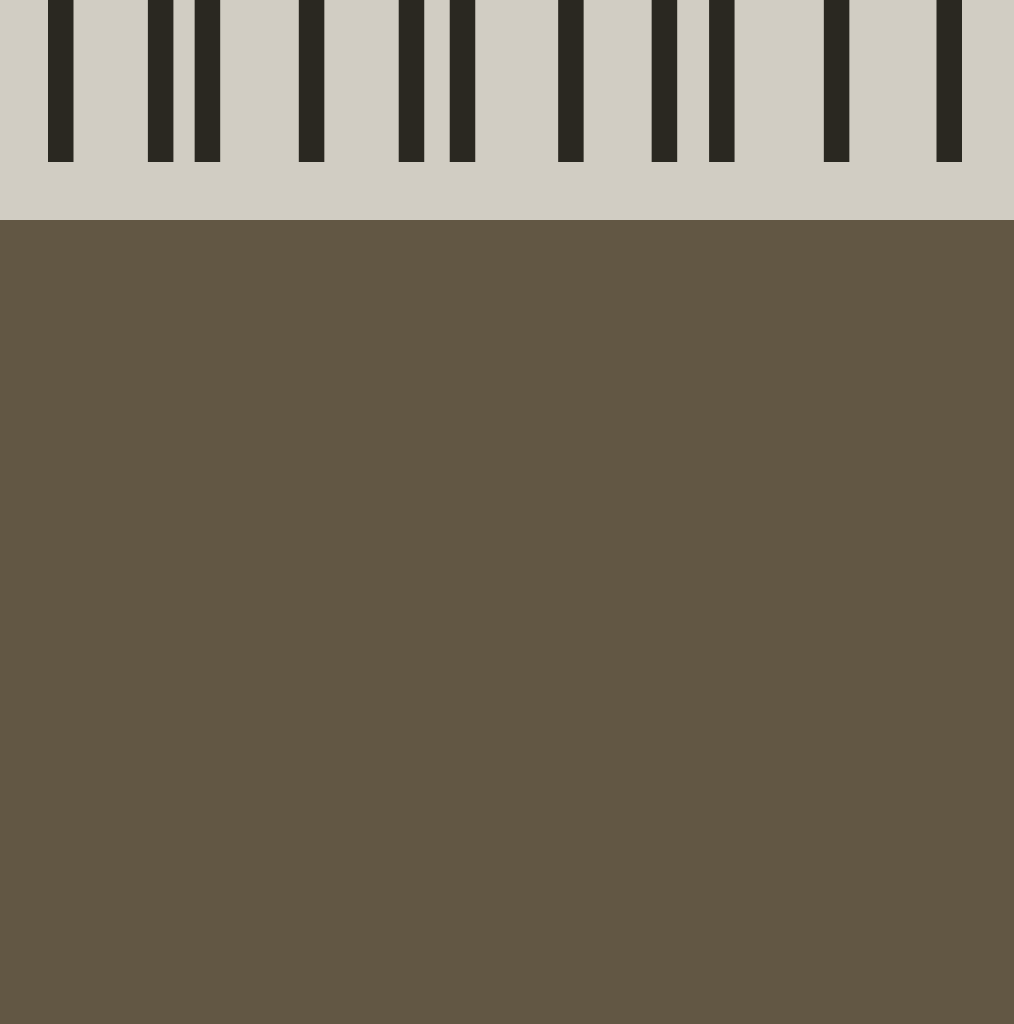
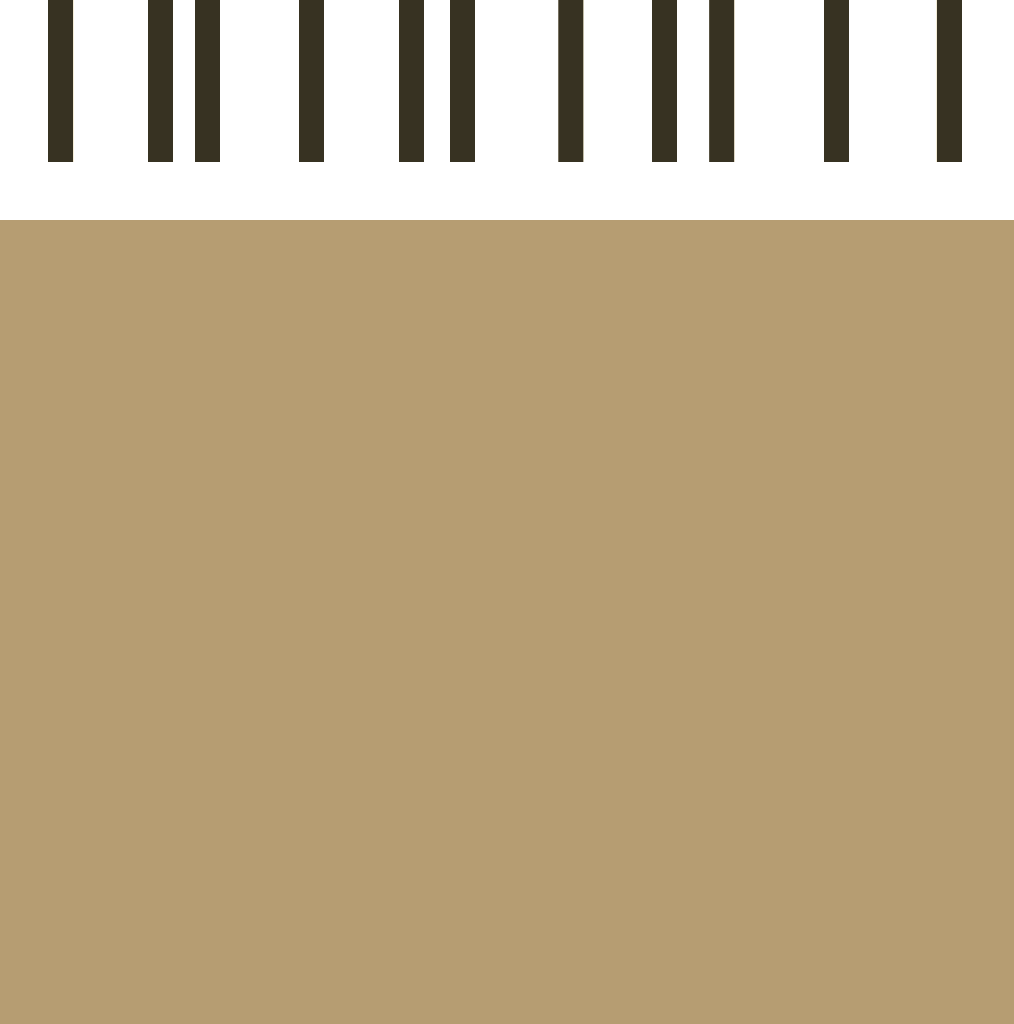
Revision of a layered 1014x1024 image; what changed, layer by layer:
pixels changed over [0, 0, 1014, 1024] (layer not identified)
